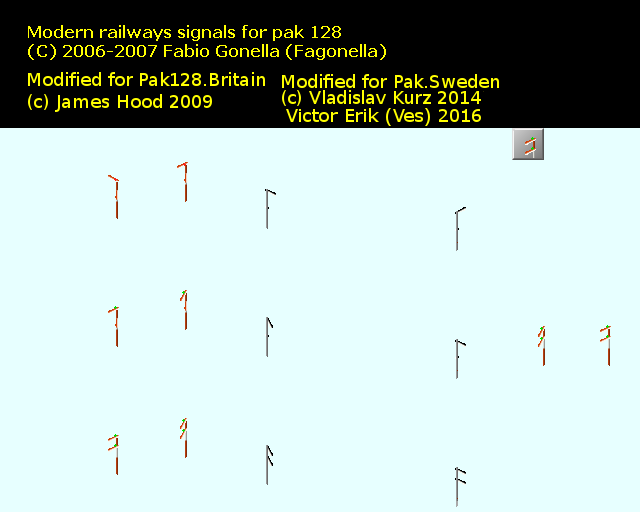
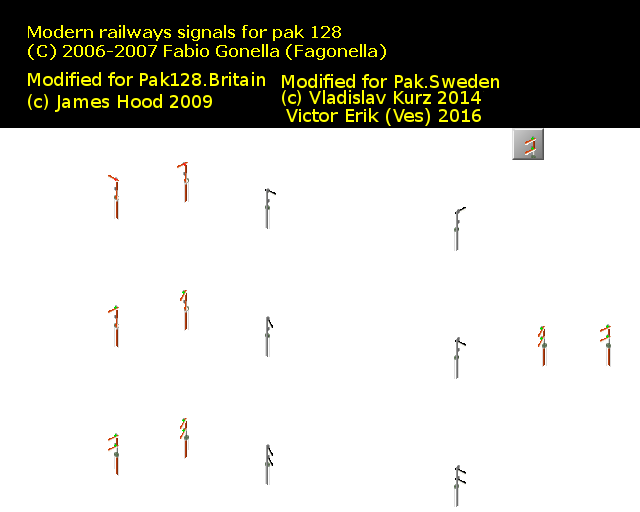
Two versions of the same layered image (640x512). Layer-by-layer changes:
added layer "Lamphus" above "Linor" over 114, 136, 610, 480
added layer "Linor" above "Vev" over 114, 173, 611, 507
added layer "Vev" above "Vingar" over 114, 155, 611, 489
added layer "Mast" above "Mast Grön" over 116, 140, 610, 507
renamed "Mast" to "Mast Grön", hid it, painted on it over 116, 140, 610, 507
added layer "Icon" above "Bakgrund" over 531, 136, 536, 158
hid "Bakgrund" over 0, 128, 640, 512
